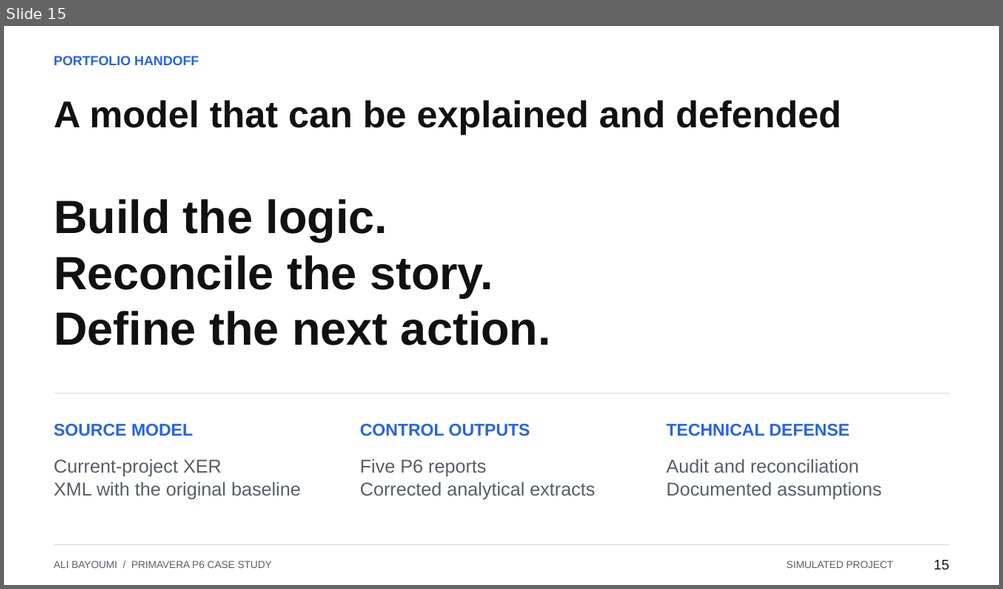
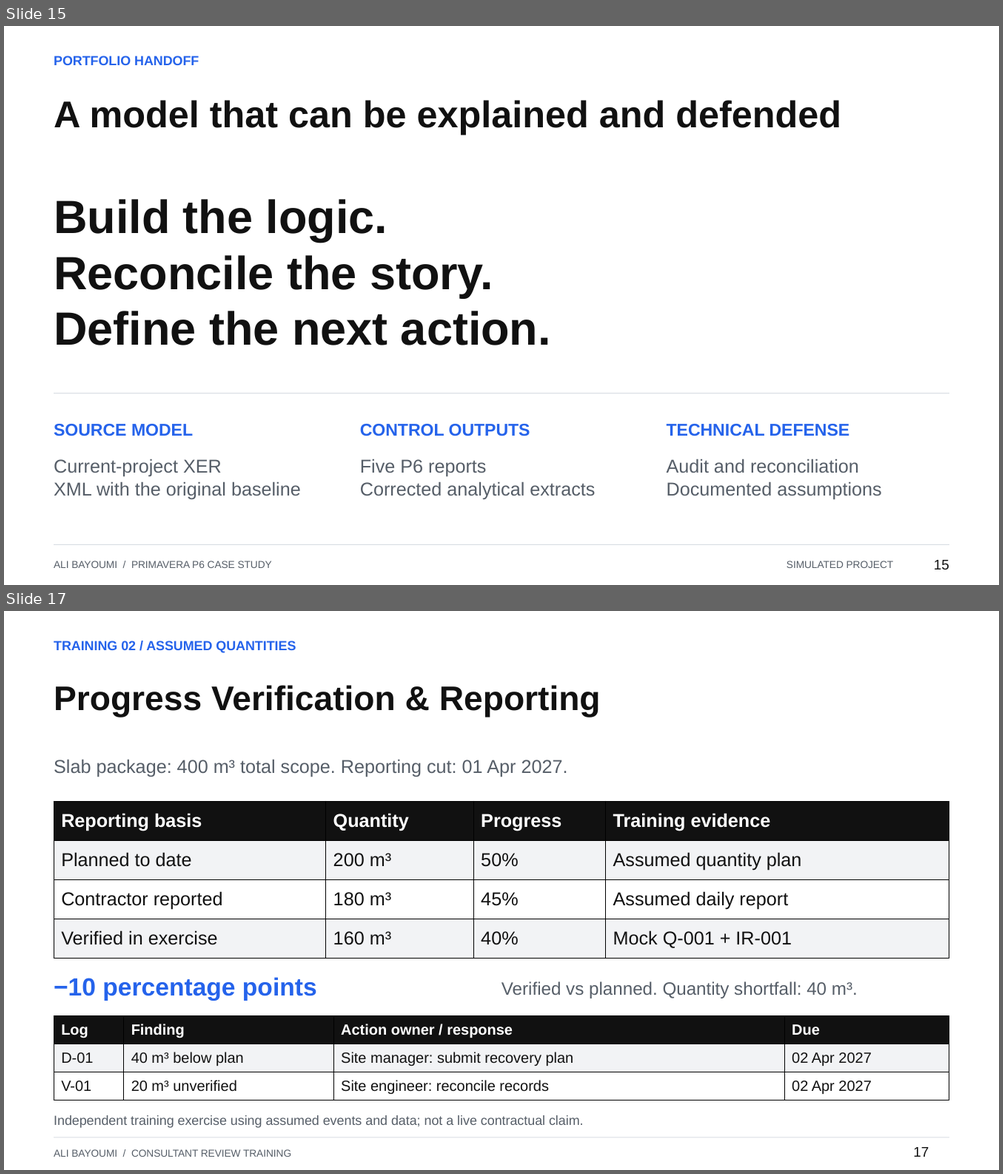
Before and after one commit to AliAbdallahh/aliabdallahh.github.io, a slide deck: dist/downloads/Ali_Bayoumi_Project_Controls_Case_Study.pptx. Shown one above the other, each under a label of ours: slide 15 before the commit, slides 15 and 17 after it; the slides between them are not shown. The pictures are 1003x589 and 1003x1174 pixels, drawn with LibreOffice and Linux fonts; fonts in the diff are those of the drawing. Boxes give left, top, right and bottom in pixels: in the first picture for what was removed or moved away, otherwise in the second. Text is boxed around its words. In the diff, an @@ line names an element or a change of style, - is before the commit and + after.

Commit message:
Add consultant programme review, progress verification and illustrative TIA training

```diff
--- a/dist/downloads/Ali_Bayoumi_Project_Controls_Case_Study.pptx
+++ b/dist/downloads/Ali_Bayoumi_Project_Controls_Case_Study.pptx
@@ slide 17 added at (4, 611, 999, 1170), background #FFFFFF @@
@@ text added at (54, 641, 296, 653), 12.8 pt, text #2563EB, bold @@
+TRAINING 02 / ASSUMED QUANTITIES
@@ text added at (54, 685, 600, 718), 33 pt, text #111111, bold @@
+Progress Verification & Reporting
@@ text added at (54, 759, 568, 777), 18 pt, text #565E68 @@
+Slab package: 400 m³ total scope. Reporting cut: 01 Apr 2027.
@@ table added at (54, 801, 949, 958), 4 rows, 4 columns @@
+Reporting basis | Quantity | Progress | Training evidence
+Planned to date | 200 m³ | 50% | Assumed quantity plan
+Contractor reported | 180 m³ | 45% | Assumed daily report
+Verified in exercise | 160 m³ | 40% | Mock Q-001 + IR-001
@@ text added at (54, 977, 317, 1001), 24 pt, text #2563EB, bold @@
+−10 percentage points
@@ text added at (501, 982, 857, 999), 17.2 pt, text #565E68 @@
+Verified vs planned. Quantity shortfall: 40 m³.
@@ table added at (54, 1017, 949, 1100), 3 rows, 4 columns @@
+Log | Finding | Action owner / response | Due
+D-01 | 40 m³ below plan | Site manager: submit recovery plan | 02 Apr 2027
+V-01 | 20 m³ unverified | Site engineer: reconcile records | 02 Apr 2027
@@ text added at (54, 1116, 583, 1128), 12.8 pt, text #565E68 @@
+Independent training exercise using assumed events and data; not a live contractual claim.
@@ line added from (54, 1138) to (949, 1138), #D8DDE3 0.75 pt @@
@@ text added at (54, 1150, 291, 1157), 9.8 pt, text #565E68 @@
+ALI BAYOUMI / CONSULTANT REVIEW TRAINING
@@ text added at (913, 1147, 928, 1157), 13.5 pt, text #111111 @@
+17
```
Also in this commit, not shown: 2 other slides added, 13 other files.
